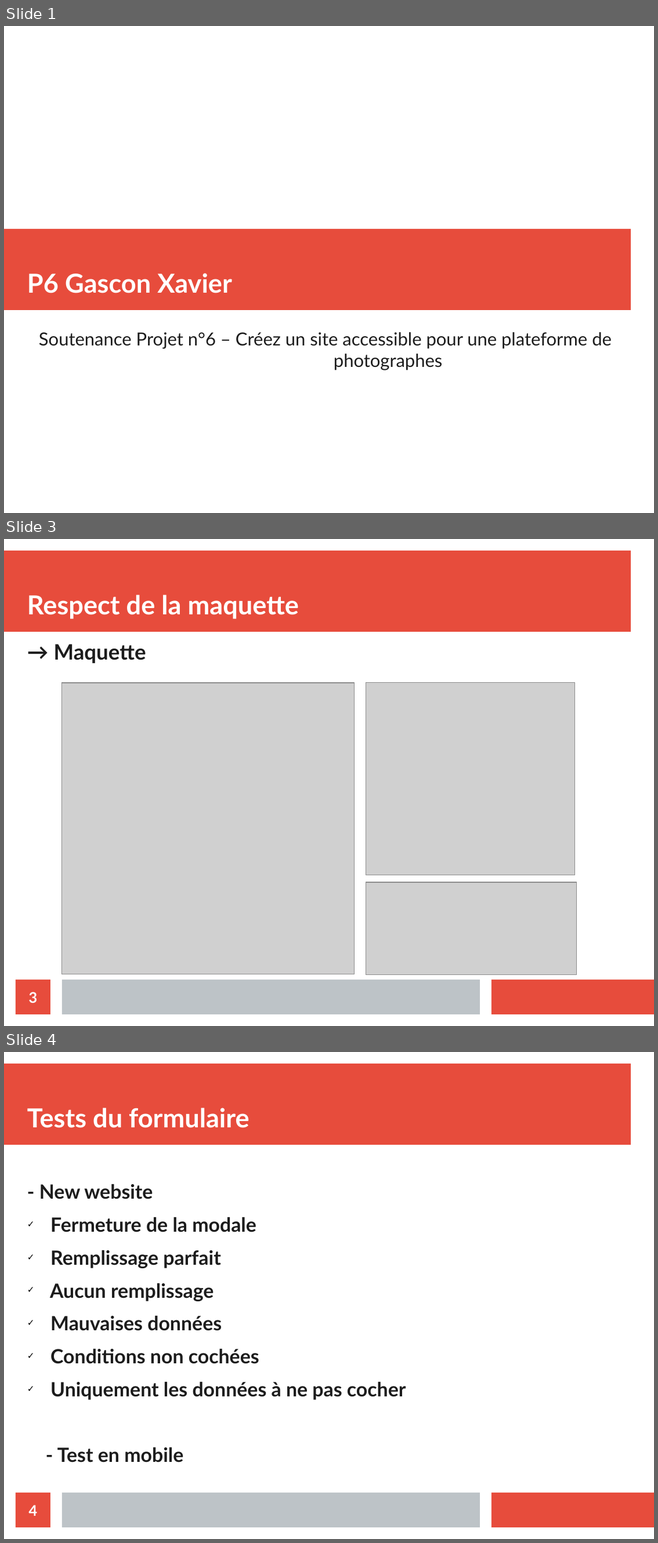
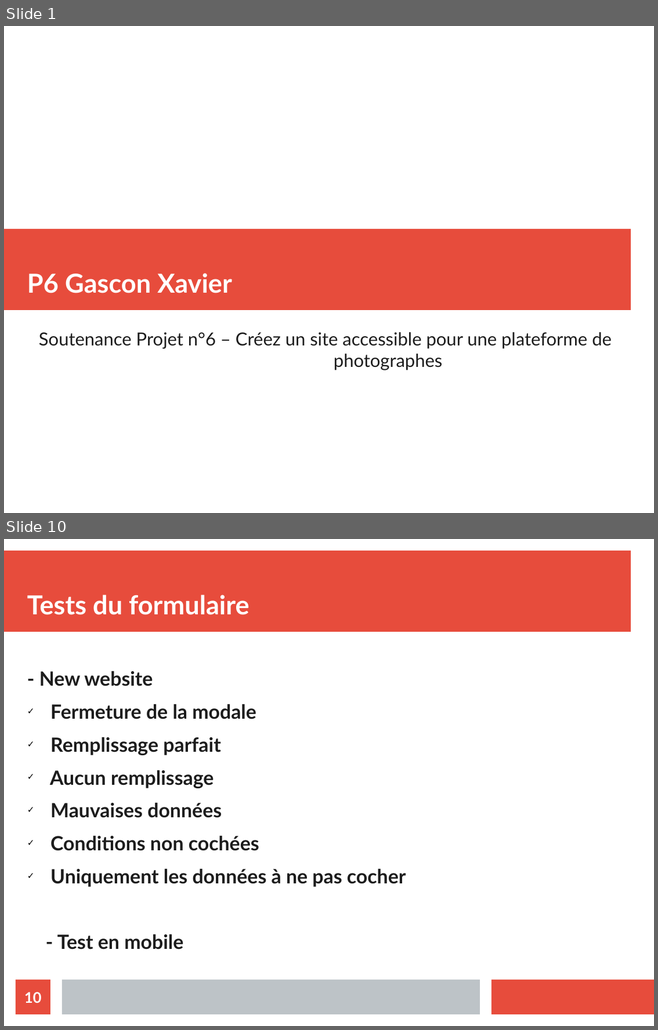
Before and after one commit to xgascon/P6_Fisheye, a slide deck: Présentation P6_XavierGascon.odp. Shown one above the other, each under a label of ours: slides 1, 3 and 4 before the commit, slides 1 and 10 after it; the slides between them are not shown. The pictures are 658x1543 and 658x1030 pixels, drawn with LibreOffice and Linux fonts; fonts in the diff are those of the drawing; grey boxes stand for pictures. Boxes give left, top, right and bottom in pixels: in the first picture for what was removed or moved away, otherwise in the second. Text is boxed around its words. In the diff, an @@ line names an element or a change of style, - is before the commit and + after.

```diff
--- a/Présentation P6_XavierGascon.odp
+++ b/Présentation P6_XavierGascon.odp
@@ slide 3 removed at bbox=[4, 539, 654, 1026], background #FFFFFF; not listed: 3 template elements that a slide beside it also shows @@
@@ title removed at bbox=[27, 595, 299, 619] @@
-Respect de la maquette
@@ text removed at bbox=[54, 644, 146, 663] @@
-→ Maquette
@@ picture removed at bbox=[62, 683, 354, 975] @@
@@ picture removed at bbox=[366, 683, 575, 875] @@
@@ picture removed at bbox=[370, 695, 575, 766] @@
@@ picture removed at bbox=[366, 883, 576, 975] @@
@@ page number removed at bbox=[16, 980, 50, 1015] @@
-3
@@ what was slide 4 is now slide 10 @@
@@ page number at bbox=[24, 992, 41, 1003]: text changed @@
-4
+10
```
Also in this commit, not shown: 1 slide changed, 6 slides added, 10 other files.
